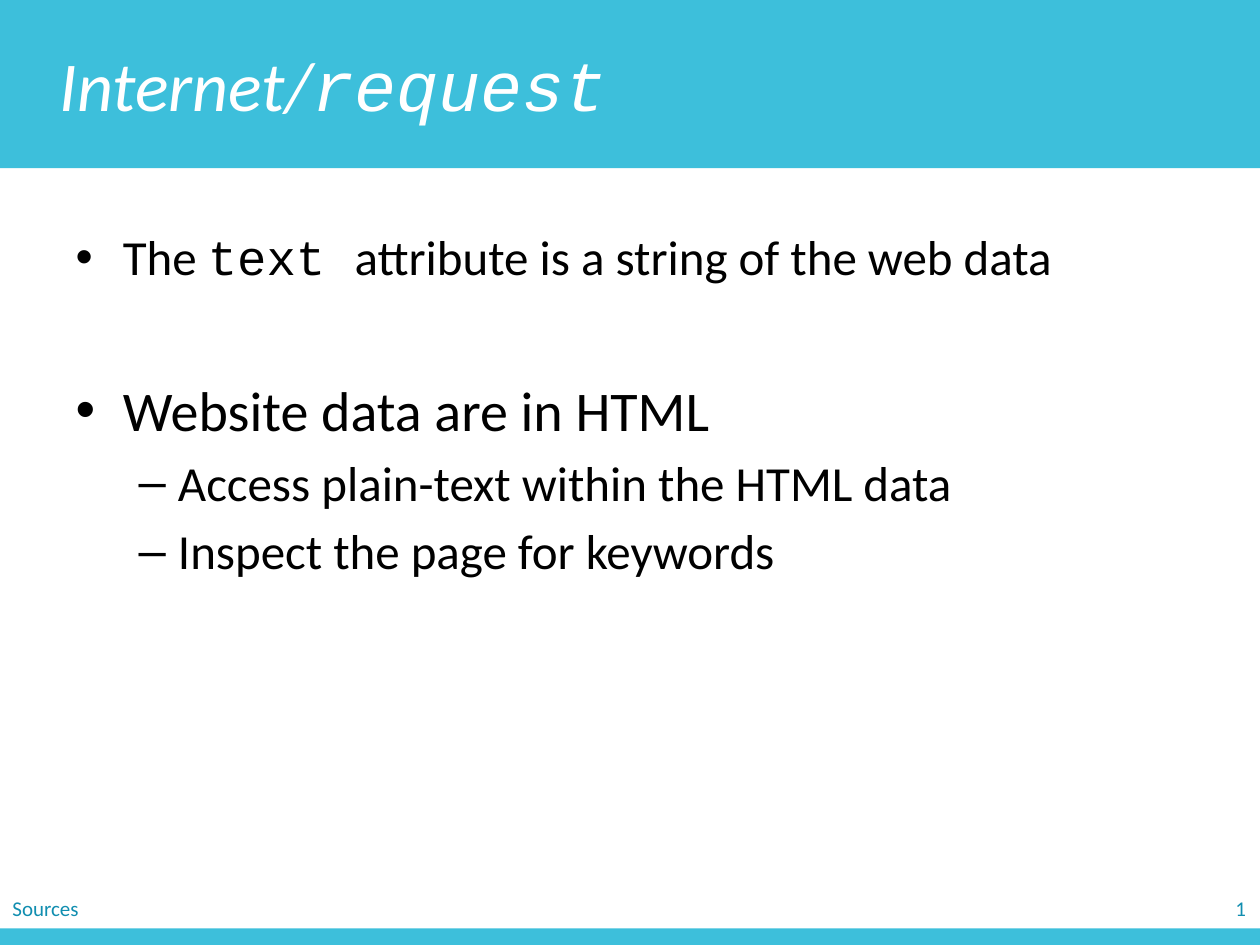
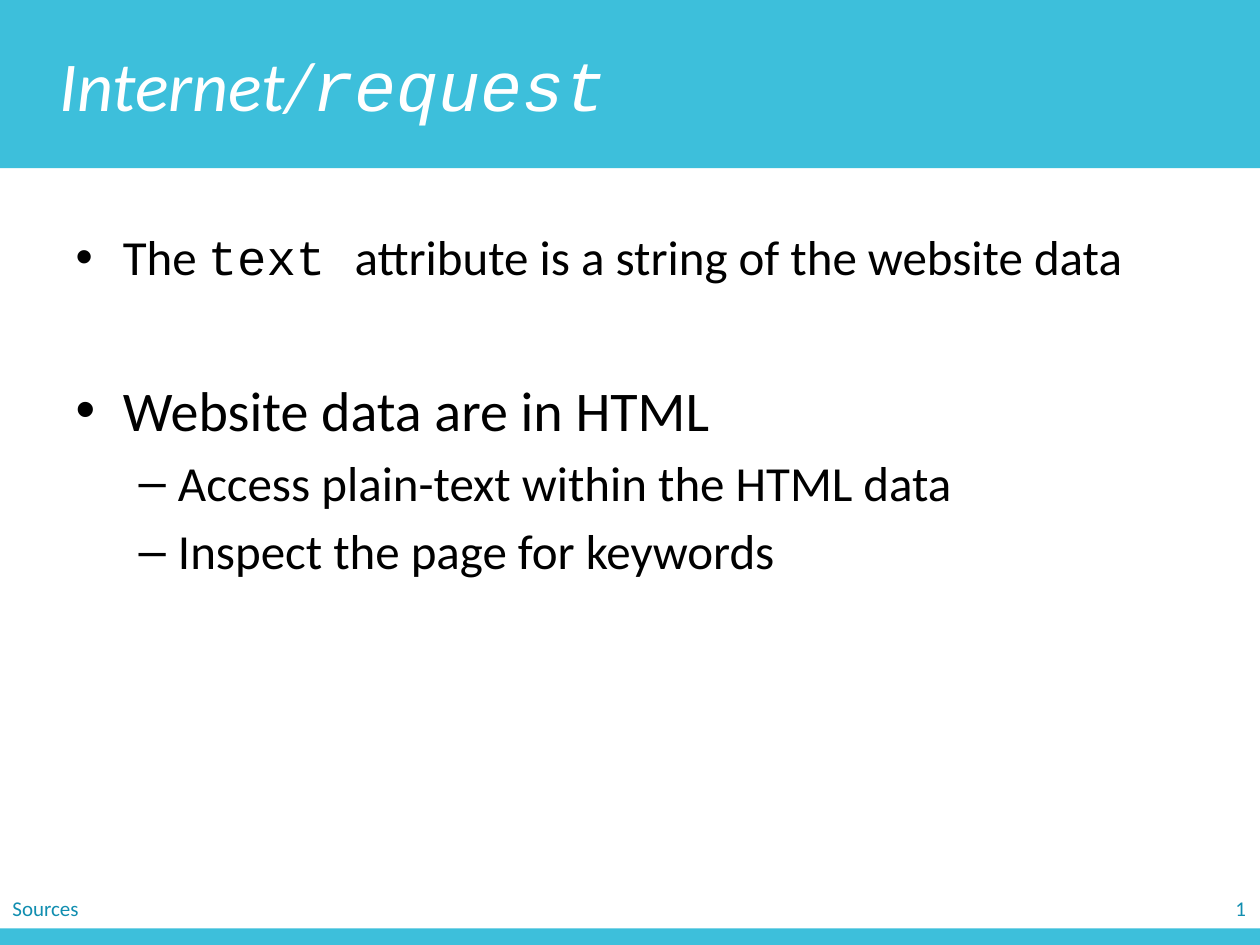
Before and after one commit to zichengliao/zuics101-fa17, a slide deck: slide 26 of lectures/lec12/lec12.pptx. Drawn at 1260x945 pixels with LibreOffice and Linux fonts; fonts in the diff are those of the drawing. Boxes give left, top, right and bottom in pixels: in the first picture for what was removed or moved away, otherwise in the second. Text is boxed around its words. In the diff, an @@ line names an element or a change of style, - is before the commit and + after.

```diff
--- a/lectures/lec12/lec12.pptx
+++ b/lectures/lec12/lec12.pptx
@@ text at (123, 241, 1122, 284): text changed @@
-• The text attribute is a string of the web data
+• The text attribute is a string of the website data
```
Also in this commit, not shown: 4 other slides changed.
